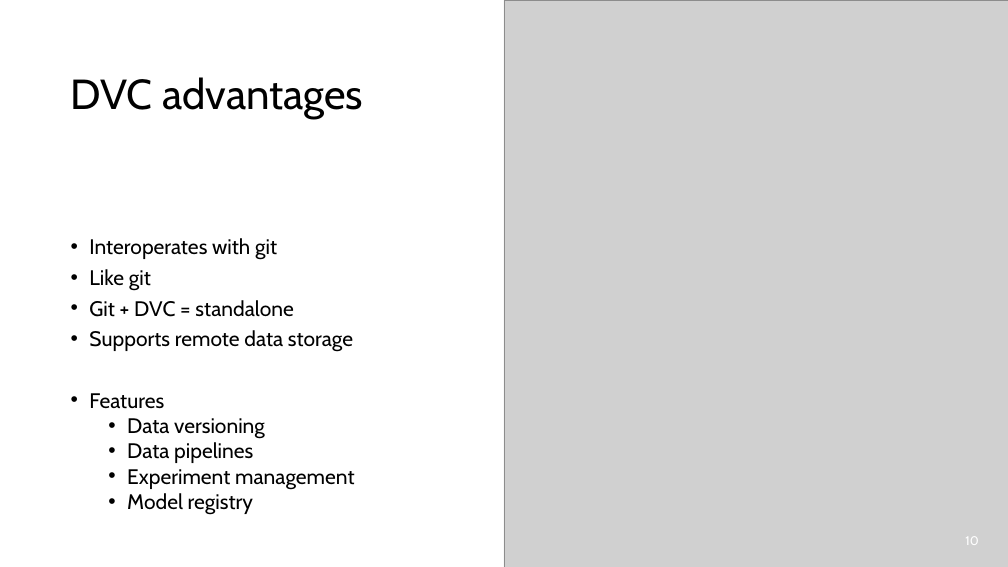
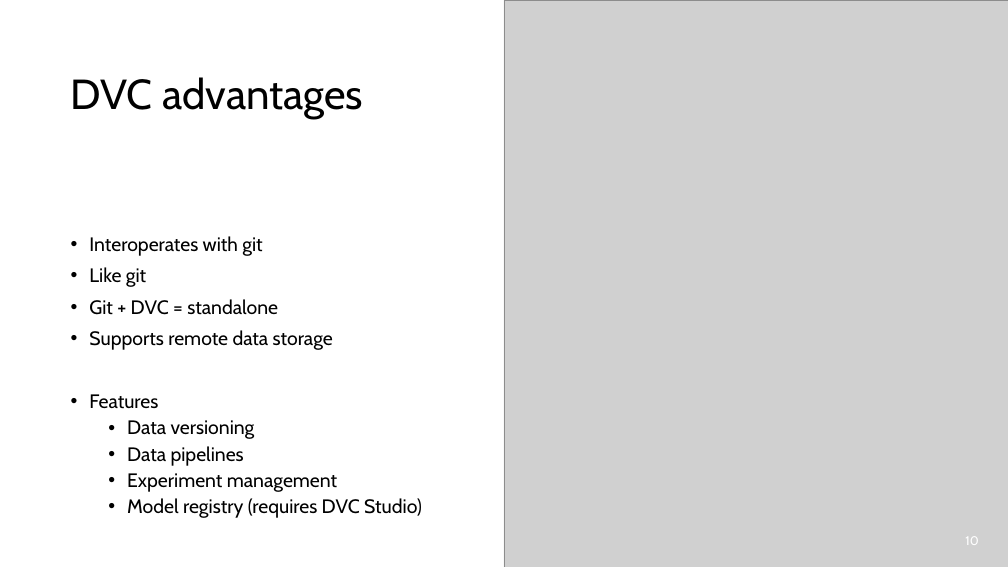
Before and after one commit to gjbex/MLOps-on-HPC, a slide deck: slide 10 of mlops_on_hpc.pptx. Drawn at 1008x567 pixels with LibreOffice and Linux fonts; fonts in the diff are those of the drawing; grey boxes stand for pictures. Boxes give left, top, right and bottom in pixels: in the first picture for what was removed or moved away, otherwise in the second. Text is boxed around its words. In the diff, an @@ line names an element or a change of style, - is before the commit and + after.

Commit message:
Add slide on R experiment management with DVC

```diff
--- a/mlops_on_hpc.pptx
+++ b/mlops_on_hpc.pptx
@@ text at <box>89,236,337,492</box>: size 20 to 18.5 pt in "Interoperates with git", "Like git", "Git + DVC = standalone", "Supports remote data storage" and 4 more places; line spacing 0.8 to 0.9 @@
@@ text at <box>127,498,422,518</box>: text changed; size 20 to 18.5 pt @@
-  • Model registry
+  • Model registry (requires DVC Studio)
```
Also in this commit, not shown: 2 other slides changed, 1 slide added.
